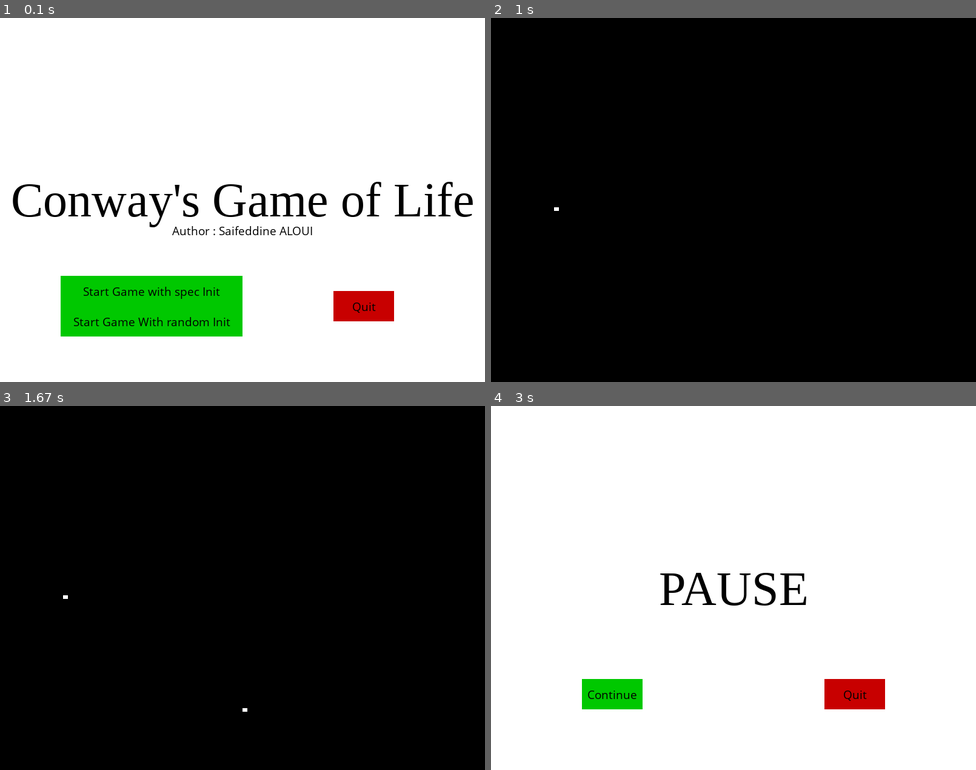
Above: before the commit, frames 1-4 (two rows, left to right).
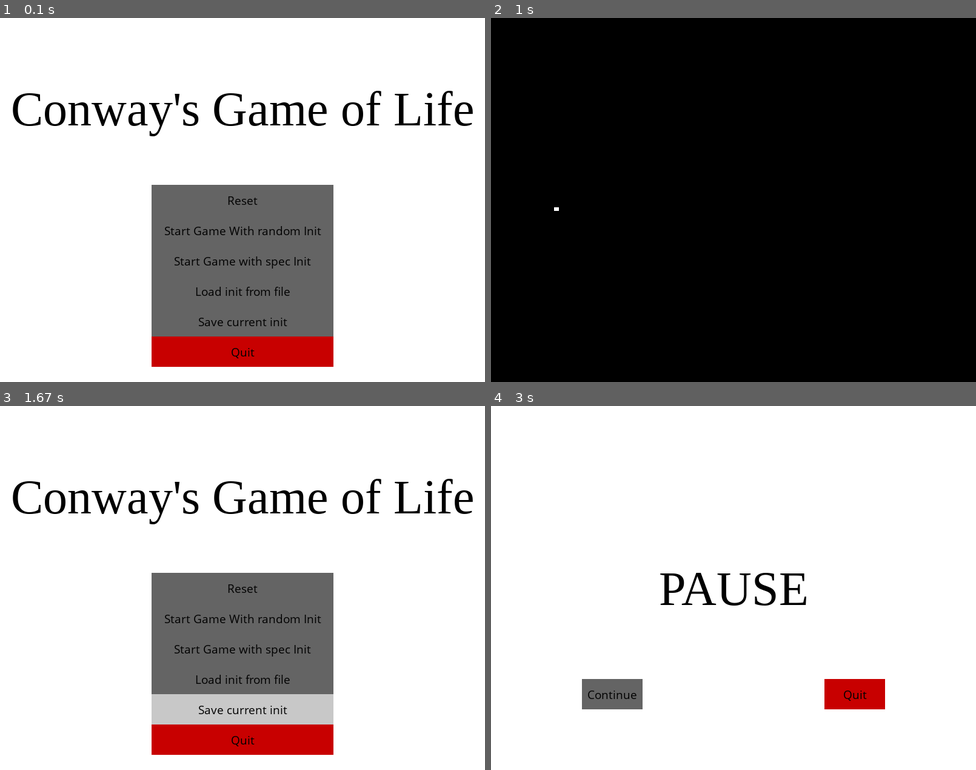
Above: after the commit, the same moments.

Repository: ParisNeo/GameOfLife
Game: pygame game, started from Simulations/Simple_Game_Of_LIFE/simple_game_of_life.py
Same seed, same stepped clock (60 frames per second), same inputs: the game is played once before the commit and once after it.
Inputs (mouse positions are in pixels of both pictures, inside the frame that each line leads up to):
- Up to frame 1 (0.1 s): no input
- Up to frame 2 (1 s): click "Start Game with spec Init" at 0.42 s; press the mouse at (554, 207) at 0.7 s; move the mouse to (563, 159) at 0.8 s; release the mouse at (568, 112) at 0.93 s
- Up to frame 3 (1.67 s): hold Esc 1-1.47 s; move the mouse to (145, 456) at 1.03 s; press the mouse at (242, 708) at 1.53 s; move the mouse to (305, 631) at 1.63 s
- Up to frame 4 (3 s): release the mouse at (859, 555) at 1.77 s; tap Enter at 1.83 s; press the mouse at (733, 588) at 2.2 s; move the mouse to (651, 628) at 2.3 s; release the mouse at (568, 668) at 2.43 s; hold P 2.5-2.97 s; move the mouse to (714, 500) at 2.53 s

The runs differ from the first frame. In frame 1, 27% of the frame differs, in the area x 2-98%, y 20-96%; in frame 2, nothing differs; in frame 3, 98%, in the area x 0-100%, y 0-100%; in frame 4, 1.0%.

Commit message:
Added grid saving al reloading

Diff:
--- /dev/null
+++ b/Helpers/pygame_helper.py
@@ -0,0 +1 @@
+import pygame
--- a/Simulations/Simple_Game_Of_LIFE/simple_game_of_life.py
+++ b/Simulations/Simple_Game_Of_LIFE/simple_game_of_life.py
@@ -1,18 +1,34 @@
+"""
+Game Of Life
+Author : Saifeddine ALOUI
+Description : Simple Conway's Game Of life
+
+Features :
+    Two modes :
+        Randomly initialized world
+        Hand initialized world
+"""
+
 import time
 import pygame
 import random
 import sys
 import numpy as np
+import copy
+
+from tkinter import filedialog
+from tkinter import *
+
 
 # Define some colors
 black           = (0,0,0)
 white           = (255,255,255)
 
 red             = (200,0,0)
-green           = (0,200,0)
+gray           = (100,100,100)
 
 bright_red      = (255,0,0)
-bright_green    = (0,255,0)
+bright_gray    = (200,200,200)
 
 block_color     = (53,115,255)
 
@@ -41,6 +57,9 @@
 pygame.init()
 clock       = pygame.time.Clock()
 screen      = pygame.display.set_mode(WINDOW_SIZE)
+
+# Useful for special initialization
+from_scratch = True
 
 # Set title of screen
 pygame.display.set_caption("Conway's Game of Life")
@@ -52,13 +71,16 @@
     return textSurface, textSurface.get_rect()
 
 def button(msg,x,y,w,h,ic,ac,action=None, action_param=None):
+
     mouse = pygame.mouse.get_pos()
     click = pygame.mouse.get_pressed()
+
     if x+w > mouse[0] > x and y+h > mouse[1] > y:
         pygame.draw.rect(screen, ac,(x,y,w,h))
 
         if click[0] == 1 and action != None:
             action()
+            clock.tick(15)
     else:
         pygame.draw.rect(screen, ic,(x,y,w,h))
 
@@ -85,16 +107,18 @@
         normalFont = pygame.font.SysFont("comicsansms",20)
         Game_title, Game_title_rect = text_objects("Conway's Game of Life", titleFont)
         Game_author, Game_author_rect = text_objects("Author : Saifeddine ALOUI", normalFont)
-        Game_title_rect.center = ((display_width/2),(display_height/2))
-        Game_author_rect.center = ((display_width/2),(display_height/2+50))
+        Game_title_rect.center = ((display_width/2),(display_height/2)-150)
+        Game_author_rect.center = ((display_width/2),(display_height/2+50)-1560)
         screen.blit(Game_title, Game_title_rect)
         screen.blit(Game_author, Game_author_rect)
 
 
-
-        button("Start Game with spec Init",100,425,300,50,green,bright_green,grid_make)
-        button("Start Game With random Init",100,475,300,50,green,bright_green,random_game)
-        button("Quit",550,450,100,50,red,bright_red,quitgame)
+        button("Reset",250,275,300,50,gray,bright_gray,reset_game)
+        button("Start Game With random Init",250,325,300,50,gray,bright_gray,random_game)
+        button("Start Game with spec Init",250,375,300,50,gray,bright_gray,grid_make)
+        button("Load init from file",250,425,300,50,gray,bright_gray,load_grid)
+        button("Save current init",250,475,300,50,gray,bright_gray,save_grid)
+        button("Quit",250,525,300,50,red,bright_red,quitgame)
 
         pygame.display.update()
         clock.tick(15)
@@ -129,12 +153,15 @@
         pause_rect.center = ((display_width/2),(display_height/2))
         screen.blit(pause_text, pause_rect)
 
-        button("Continue",150,450,100,50,green,bright_green,unpause)
+        button("Continue",150,450,100,50,gray,bright_gray,unpause)
         button("Quit",550,450,100,50,red,bright_red,quitgame)
 
         pygame.display.update()
         clock.tick(15)
 
+def reset_game():
+    global from_scratch
+    from_scratch = True
 def random_game():
     init_grid = [[random.randrange(0,2) for x in range(NB_COLS)] for y in range(NB_ROWS)]
     game_loop(init_grid)
@@ -165,6 +192,8 @@
                 if event.key == pygame.K_p:
                     pause = True
                     paused()
+                if event.key == pygame.K_ESCAPE:
+                    done = True
 
         # Set the screen background
         screen.fill(black)
@@ -216,12 +245,46 @@
         for i in range(0, len(grid)):
             FriendList.append([])
 
-
+def save_grid():
+    global pause, init_grid, from_scratch
+    root = Tk()
+    root.filename =  filedialog.asksaveasfile(initialdir = "/",title = "Select file",filetypes = (("Grid files","*.grd"),("all files","*.*")))
+    root.quit()
+    file = open(root.filename.name,'w')
+    for row in range(NB_ROWS):
+        for column in range(NB_COLS):
+            file.write("{}".format(init_grid[row][column]))
+        file.write("\n".format(init_grid[row][column]))
+
+def load_grid():
+    global pause, init_grid, from_scratch
+
+    init_grid = []
+
+    Tk().withdraw()
+    fileName =  filedialog.askopenfilename(initialdir = "/",title = "Select file",filetypes = (("Grid files","*.grd"),("all files","*.*")))
+
+    try:
+        file = open("{}".format(fileName),'r')
+        code = file.readlines()
+        for i in code:
+            templist = list(i)
+            while '\n' in templist:
+                templist.remove('\n')
+            templist2 = []
+            for u in templist:
+                templist2.append(int(u))
+            init_grid.append(templist2)
+        from_scratch = False
+    except:
+        print("")
 
 def grid_make():
-    global pause
-
-    grid = [[0 for x in range(NB_COLS)] for y in range(NB_ROWS)]
+    global pause, init_grid, from_scratch
+    if from_scratch == True :
+        init_grid = [[0 for x in range(NB_COLS)] for y in range(NB_ROWS)]
+        from_scratch = False
+
     # Loop until the user clicks the close button.
     done = False
 
@@ -231,7 +294,7 @@
     done = False
 
     FriendList = []
-    for i in range(0, len(grid)):
+    for i in range(0, len(init_grid)):
         FriendList.append([])
 
     while not done:
@@ -245,15 +308,17 @@
                 column = np.int(pos[0] // (WIDTH + MARGIN))
                 row = np.int(pos[1] // (HEIGHT + MARGIN))
                 # Set that location to one
-                if grid[row][column]==1:
-                    grid[row][column] = 0
+                if init_grid[row][column]==1:
+                    init_grid[row][column] = 0
                 else:
-                    grid[row][column] = 1
+                    init_grid[row][column] = 1
 
             elif event.type == pygame.KEYDOWN:
                 if event.key == pygame.K_RETURN:
                     done = True
-
+                if event.key == pygame.K_ESCAPE:
+                    done = True
+                    return
         # Set the screen background
         screen.fill(black)
 
@@ -261,7 +326,7 @@
         for row in range(NB_ROWS):
             for column in range(NB_COLS):
                 color = black
-                if grid[row][column] == 1:
+                if init_grid[row][column] == 1:
                     color = white
                 pygame.draw.rect(screen,
                                 color,
@@ -274,9 +339,9 @@
         # Go ahead and update the screen with what we've drawn.
         pygame.display.flip()
         FriendList = []
-        for i in range(0, len(grid)):
+        for i in range(0, len(init_grid)):
             FriendList.append([])
-    game_loop(grid)
+    game_loop(copy.deepcopy(init_grid))
 
 
 game_intro()
Not shown, added: Simulations/Simple_Game_Of_LIFE/bizarre_rect
Not shown, added: Simulations/Simple_Game_Of_LIFE/test_init2
Not shown, changed: .gitignore
